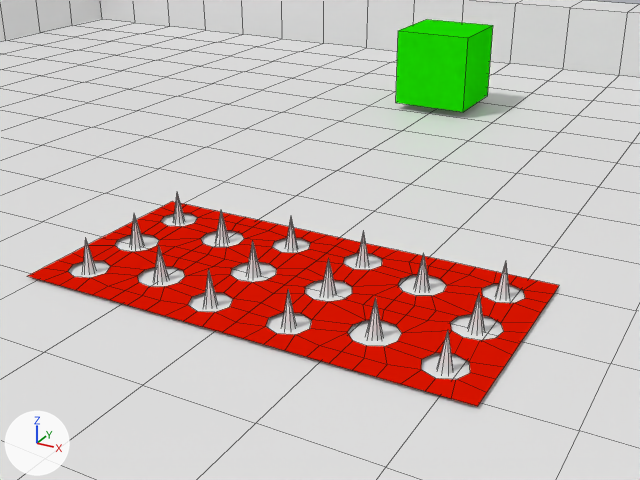
Two versions of the Blender file Briks.blend, one commit apart.
Camera for both pictures: a 50 mm camera at (4.44, -5.74, 3.33) aimed at (0.22, 1.93, -0.5). Lighting does not change. The marker at lower left points along +X, +Y and +Z. Mesh edges are drawn as thin lines.

The first picture shows 'Joueur', 'Piège', 'Piège.001', 'Plateau'.
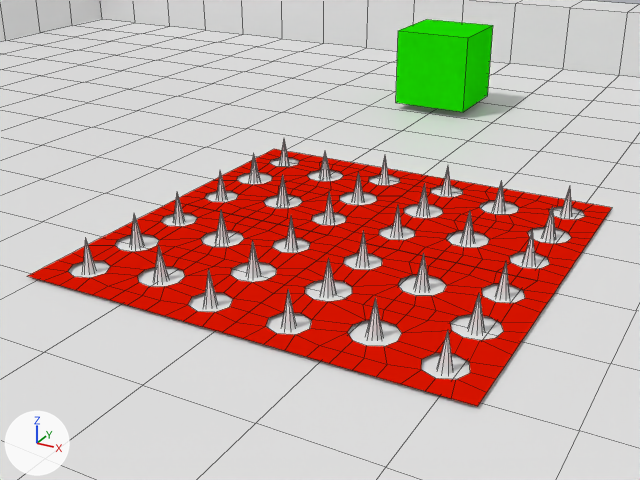
Patch to the scene script:
```diff
--- a/Briks.blend.py
+++ b/Briks.blend.py
@@ ob_piège_002 @@
+ob_piège_002 = bpy.data.objects.new('Piège.002', me_plan_002.copy())  # the mesh of ob_piège
+ob_piège_002.location = (2.0, 2.0, 0.03)
+ob_piège_002.rotation_euler = (0.0, 0.0, 1.571)  # degrees (0, 0, 90)
@@ ob_piège_003 @@
+ob_piège_003 = bpy.data.objects.new('Piège.003', me_plan_002.copy())  # the mesh of ob_piège
+ob_piège_003.location = (0.0, 2.0, 0.03)
+ob_piège_003.rotation_euler = (0.0, 0.0, 1.571)  # degrees (0, 0, 90)
```

Where the change shows, as pixel boxes (x1, y1, x2, y2) in the pictures (640 x 480 px):
'Piège.002', added (red)
    after: (346, 167, 612, 285)
    faces in mat_plaquepiège (red #df1500): (346, 176, 612, 285)
    faces in mat_matériau_002 (white #e7e7e7): (391, 167, 572, 266)
'Piège.003', added (red)
    after: (173, 140, 427, 239)
    faces in mat_plaquepiège (red #df1500): (173, 149, 427, 239)
    faces in mat_matériau_002 (white #e7e7e7): (216, 140, 389, 224)
